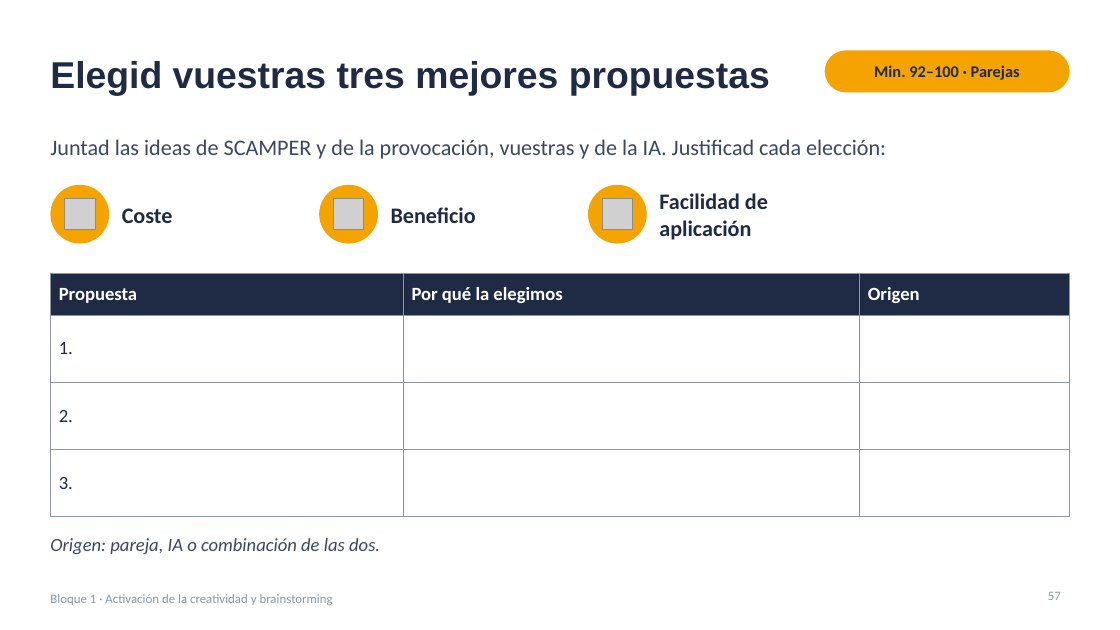
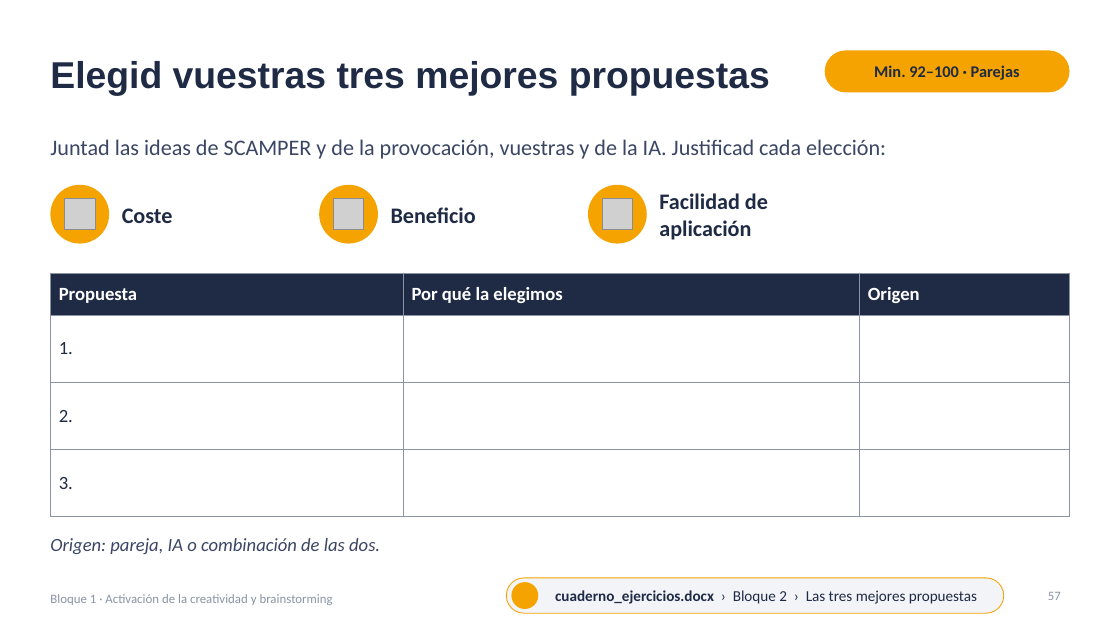
Before and after one commit to jjnieto/creatividad-ofimatica-ia, a slide deck: slide 57 of diapositivas/Curso.pptx. Drawn at 1120x630 pixels with LibreOffice and Linux fonts; fonts in the diff are those of the drawing; grey boxes stand for pictures; background and template pictures are left out. Boxes give left, top, right and bottom in pixels: in the first picture for what was removed or moved away, otherwise in the second. Text is boxed around its words. In the diff, an @@ line names an element or a change of style, - is before the commit and + after.

```diff
--- a/diapositivas/Curso.pptx
+++ b/diapositivas/Curso.pptx
@@ rounded rectangle added at (507, 578, 1004, 613), fill #F2F4F8, outline #F4A300 0.75 pt, 13 pt, text #1F2A44 @@
+cuaderno_ejercicios.docx › Bloque 2 › Las tres mejores propuestas
@@ ellipse added at (512, 582, 539, 609), fill #F4A300 @@
```
Also in this commit, not shown: 32 other slides changed, 1 other file.
